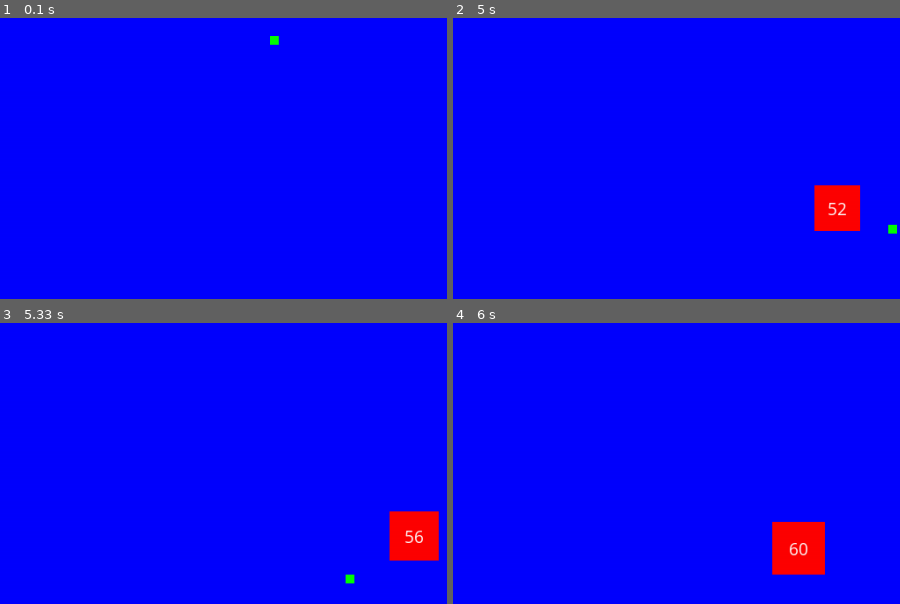
Above: before the commit, frames 1-4 (two rows, left to right).
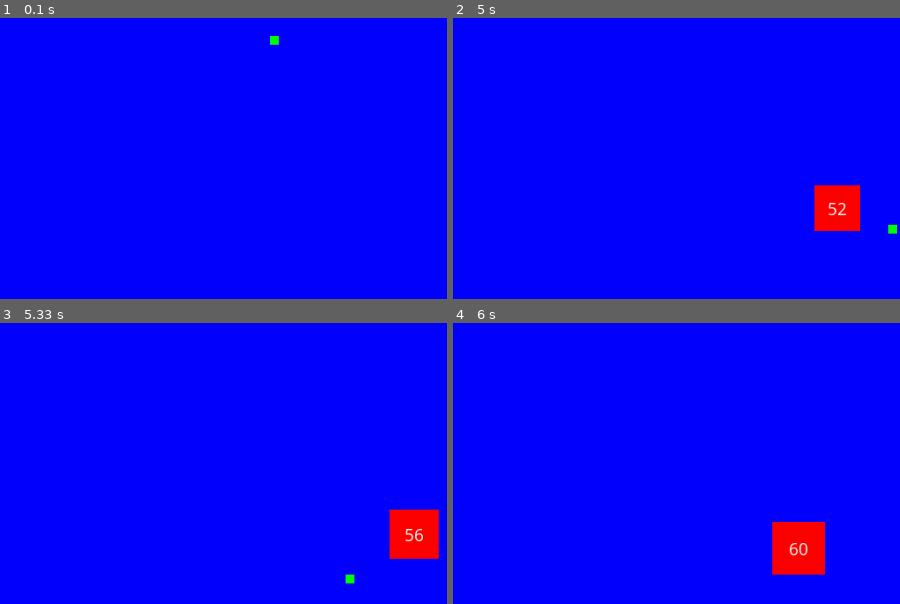
Above: after the commit, the same moments.

Repository: Isopod00/Pygame-Project
Game: pygame game, started from Game/game.py
Two runs of this game, one before a commit and one after it. Both use one fixed random seed, a clock stepped at 60 frames per second and the inputs below.
Inputs:
- Up to frame 1 (0.1 s): no input
- Up to frame 2 (5 s): hold Right 0.33-0.8 s; hold Up 0.83-1.13 s; hold Right 1.17-1.63 s; hold Left 1.67-2.2 s; hold Down 2.23-2.53 s; hold Left 2.57-2.97 s; hold Up 3-3.37 s; hold Right 3.4-4.03 s; hold Down 4.07-4.43 s; hold Left 4.47-4.93 s; hold Right from 4.97 s (still down)
- Up to frame 3 (5.33 s): keep holding Right
- Up to frame 4 (6 s): release Right at 5.43 s; hold Up 5.47-5.77 s; hold Right from 5.8 s (still down)
The pictures show only the part of the screen within x 20-70%, y 47-97%; the shares and areas given below are measured in that part.

Frames 1-2 are identical in both runs. In frame 3, 0.4% of the frame differs, in the area x 87-99%, y 66-85%; in frame 4, nothing differs.

Commit message:
Fixed enemy "stuttering"

Diff:
--- a/Game/game.py
+++ b/Game/game.py
@@ -193,22 +193,22 @@
   ## Make the enemy move it's position towards the nearest food
   if(enemySize < characterSize*2):
     if(not enemyDead and distance(enemyX + enemySize/2, foodX, enemyY + enemySize/2, foodY) < distance(enemyX + enemySize/2, food2X, enemyY + enemySize/2, food2Y)):
-      if(enemyX + enemySize/2 < foodX):
+      if(enemyX + enemySize/2 - foodX) < -1:
         enemyX += enemySpeed
-      elif(enemyX + enemySize/2 > foodX):
+      elif(enemyX + enemySize/2 - foodX) > 1:
         enemyX -= enemySpeed
-      if(enemyY + enemySize/2 < foodY):
+      if(enemyY + enemySize/2 - foodY) < -1:
         enemyY += enemySpeed
-      elif(enemyY + enemySize/2 > foodY):
+      elif(enemyY + enemySize/2 - foodY) > 1:
         enemyY -= enemySpeed
     elif(not enemyDead):
-      if(enemyX + enemySize/2 < food2X):
+      if(enemyX + enemySize/2 - food2X) < -1:
         enemyX += enemySpeed
-      elif(enemyX + enemySize/2 > food2X):
+      elif(enemyX + enemySize/2 - food2X) > 1:
         enemyX -= enemySpeed
-      if(enemyY + enemySize/2 < food2Y):
+      if(enemyY + enemySize/2 - food2Y) < -1:
         enemyY += enemySpeed
-      elif(enemyY + enemySize/2 > food2Y):
+      elif(enemyY + enemySize/2 - food2Y) > 1:
         enemyY -= enemySpeed
   else: ## If the enemy is big enough, seek out the player to eat them
     if(enemyX + enemySize/2 < characterX + characterSize/2):
